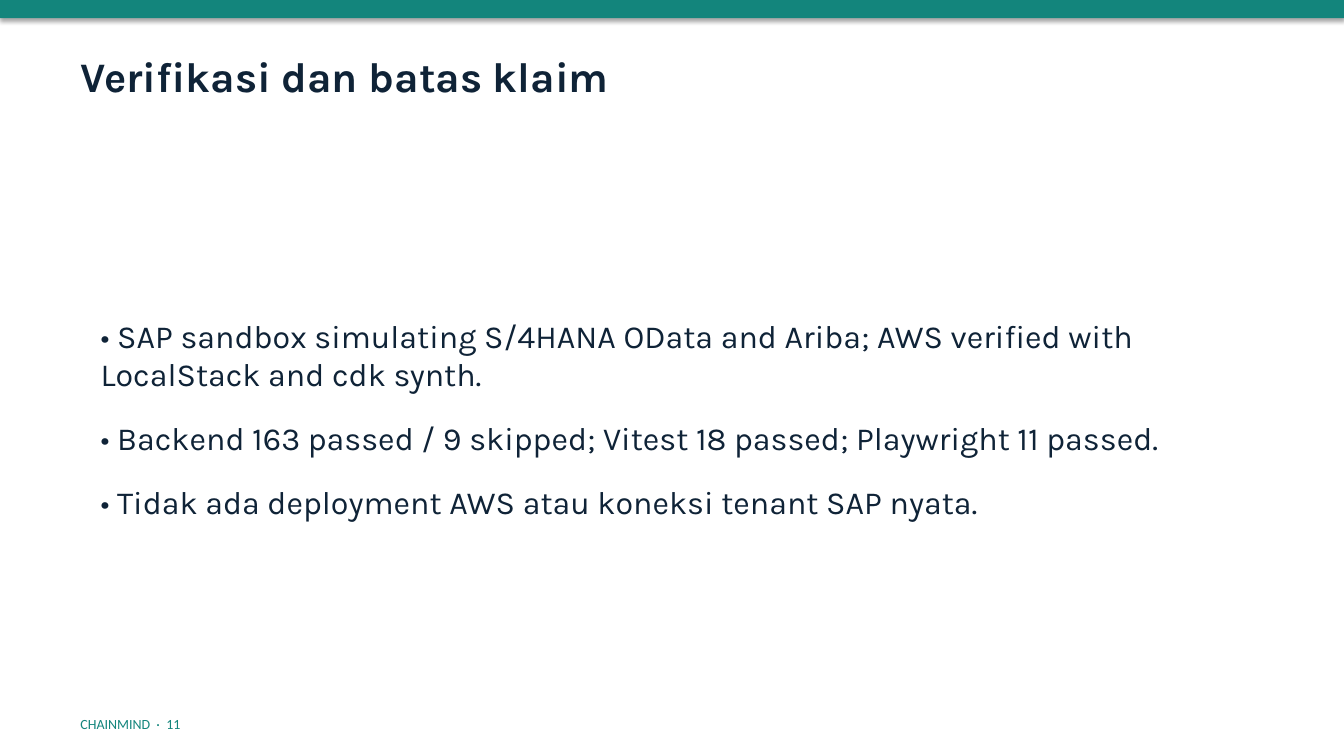
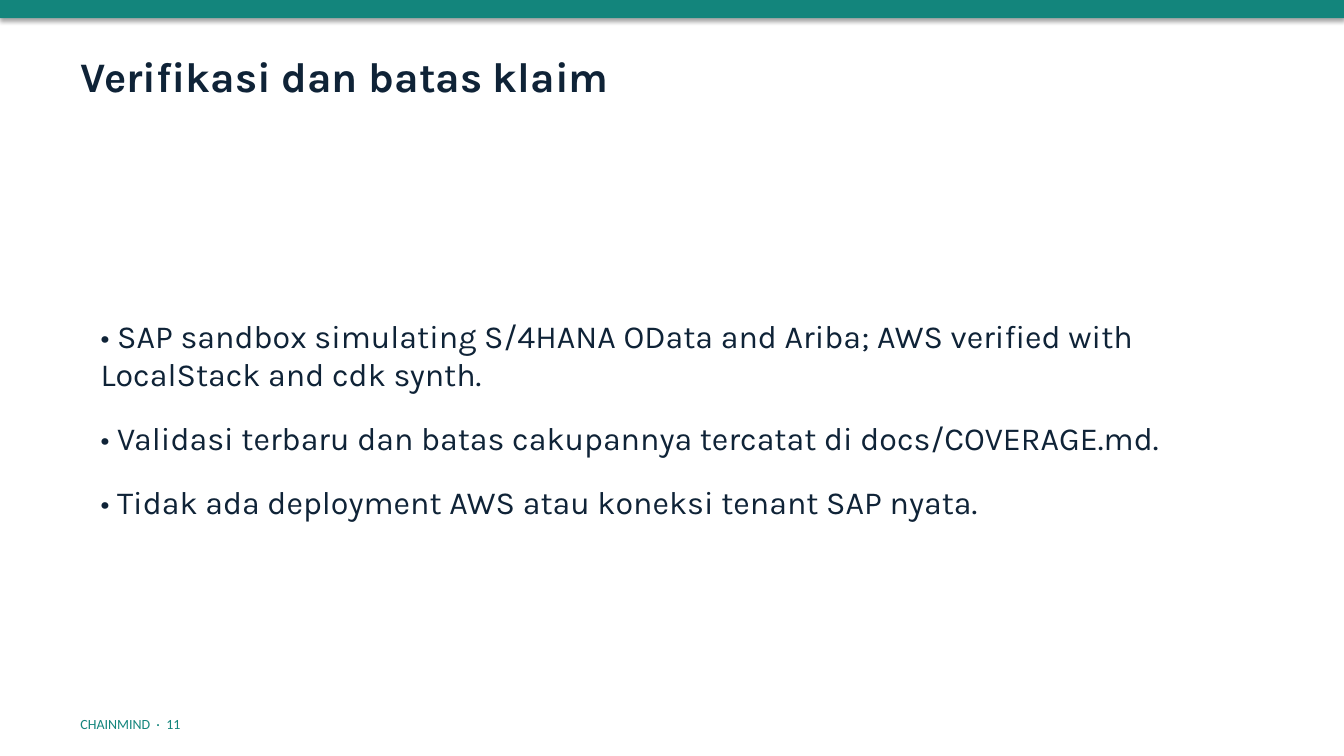
Before and after one commit to Erlangga31/ChainMind, a slide deck: slide 11 of docs/slides/ChainMind_Pitch_ID.pptx. Drawn at 1344x756 pixels with LibreOffice and Linux fonts; fonts in the diff are those of the drawing. Boxes give left, top, right and bottom in pixels: in the first picture for what was removed or moved away, otherwise in the second. Text is boxed around its words. In the diff, an @@ line names an element or a change of style, - is before the commit and + after.

```diff
--- a/docs/slides/ChainMind_Pitch_ID.pptx
+++ b/docs/slides/ChainMind_Pitch_ID.pptx
@@ text at bbox=[117, 426, 1158, 458]: text changed @@
-• Backend 163 passed / 9 skipped; Vitest 18 passed; Playwright 11 passed.
+• Validasi terbaru dan batas cakupannya tercatat di docs/COVERAGE.md.
```
Also in this commit, not shown: 4 other slides changed, 48 other files.
